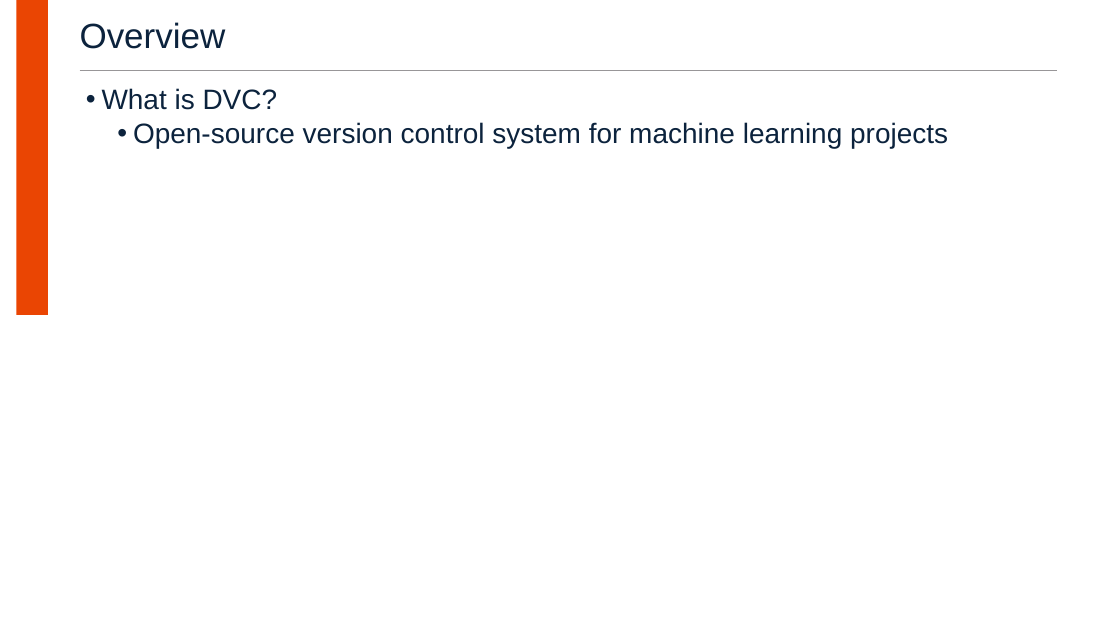
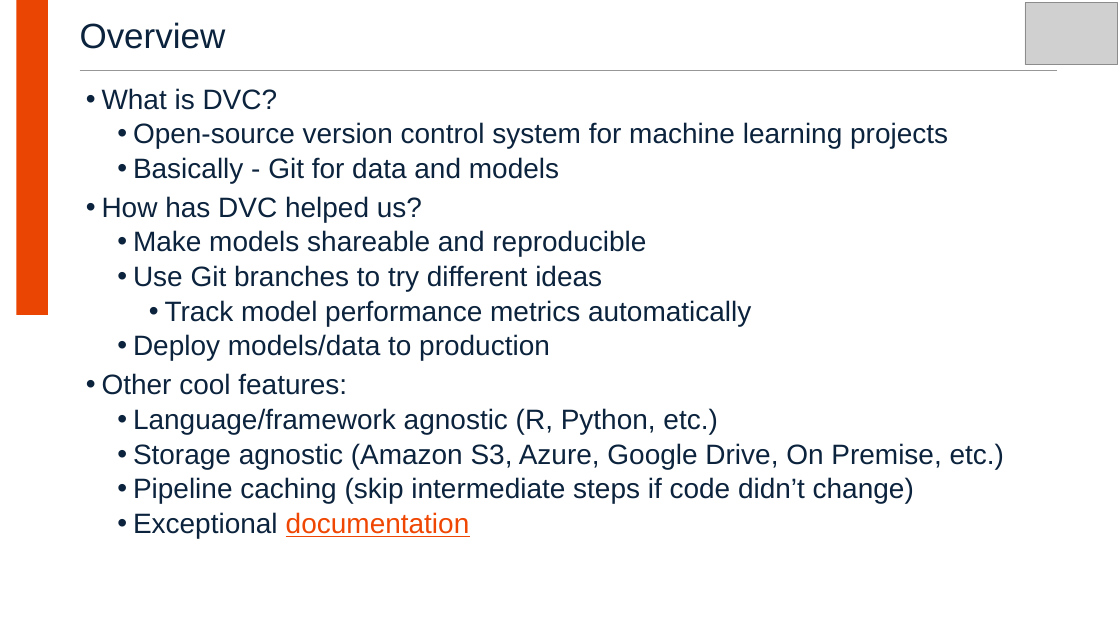
Before and after one commit to scottflaska/nfl-tac, a slide deck: slide 2 of 2022/slides.pptx. Drawn at 1120x630 pixels with LibreOffice and Linux fonts; fonts in the diff are those of the drawing; grey boxes stand for pictures; background and template pictures are left out. Boxes give left, top, right and bottom in pixels: in the first picture for what was removed or moved away, otherwise in the second. Text is boxed around its words. In the diff, an @@ line names an element or a change of style, - is before the commit and + after.

```diff
--- a/2022/slides.pptx
+++ b/2022/slides.pptx
@@ picture added at (1025,3,1117,64) @@
@@ text at (102,157,1004,538): paragraphs added @@
+  • Basically - Git for data and models
+• How has DVC helped us?
+  • Make models shareable and reproducible
+  • Use Git branches to try different ideas
+    • Track model performance metrics automatically
+  • Deploy models/data to production
+• Other cool features:
+  • Language/framework agnostic (R, Python, etc.)
+  • Storage agnostic (Amazon S3, Azure, Google Drive, On Premise, etc.)
+  • Pipeline caching (skip intermediate steps if code didn’t change)
+  • Exceptional documentation
```
